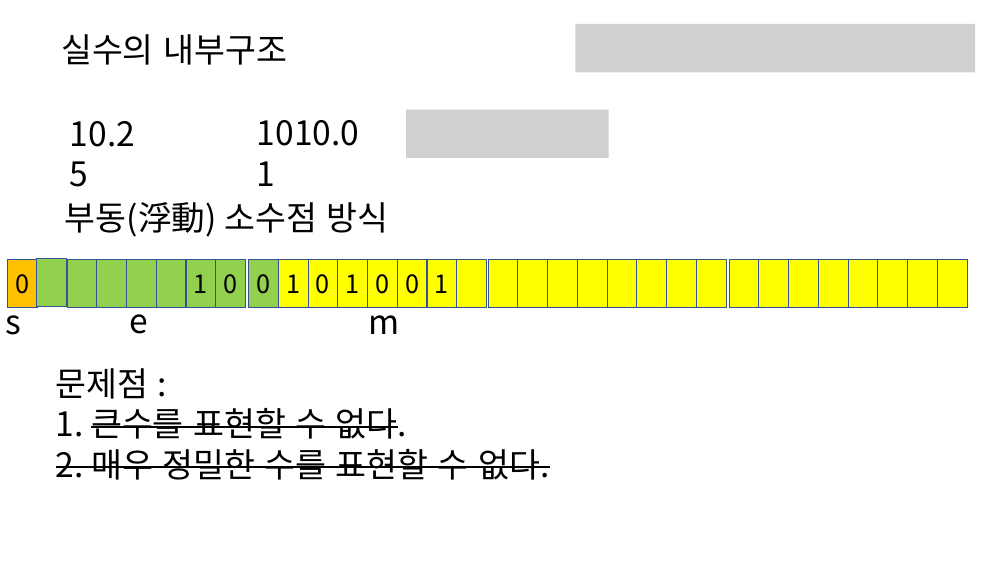
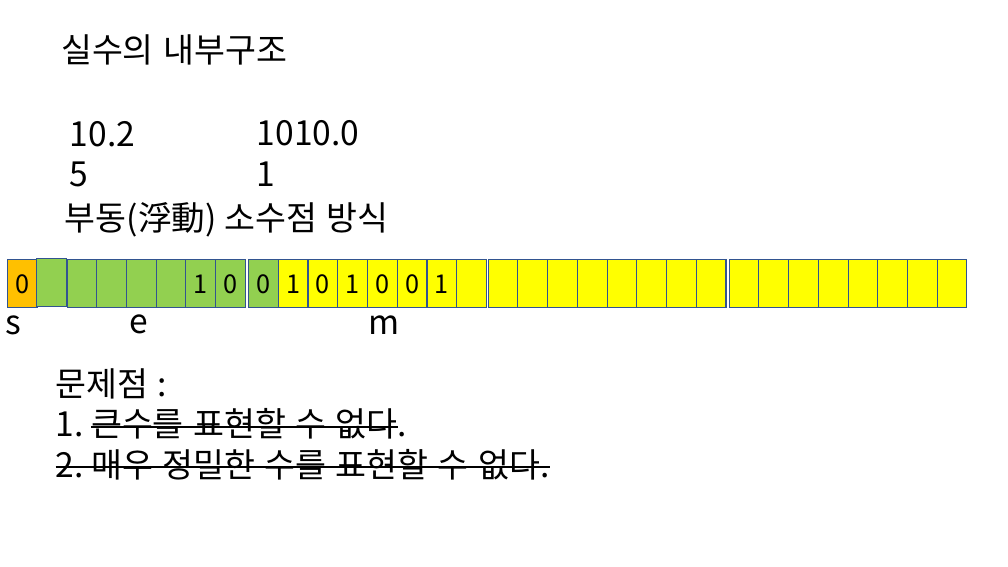
Before and after one commit to kjungmo/2020SBA_pythonAlgorithm, a slide deck: slide 2 of 파이썬.pptx. Drawn at 1008x567 pixels with LibreOffice and Linux fonts; fonts in the diff are those of the drawing; grey boxes stand for pictures. Boxes give left, top, right and bottom in pixels: in the first picture for what was removed or moved away, otherwise in the second. Text is boxed around its words. In the diff, an @@ line names an element or a change of style, - is before the commit and + after.

```diff
--- a/파이썬.pptx
+++ b/파이썬.pptx
@@ picture removed at (x1=575, y1=24, x2=975, y2=73) @@
@@ picture removed at (x1=406, y1=110, x2=609, y2=158) @@
```
Also in this commit, not shown: 2 other slides changed.
